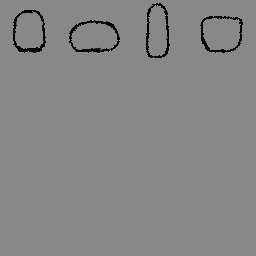
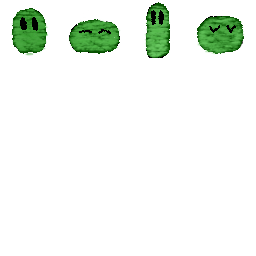
Revision of a layered 256 × 256 image; what changed, layer by layer:
added layer "Paint Layer 4" above "Paint Layer 3" over <box>0,0,256,64</box>
added layer "Paint Layer 3" above "Paint Layer 2" over <box>0,0,256,256</box>
painted on "Paint Layer 2" over <box>0,0,256,256</box>
painted on "Layer 2 Merged" over <box>0,0,256,128</box>
